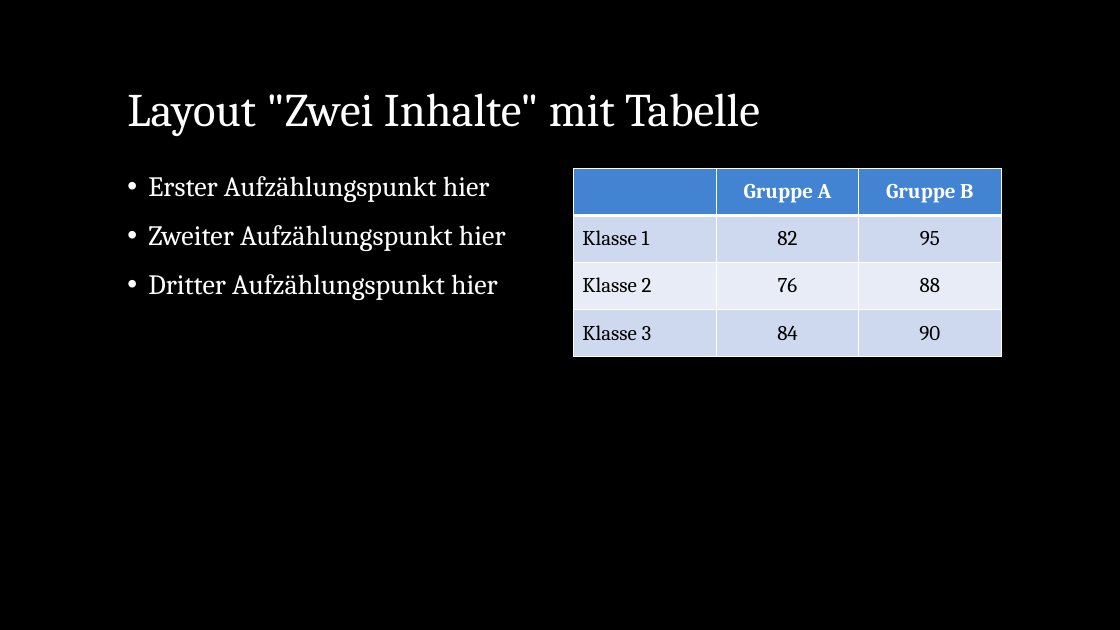
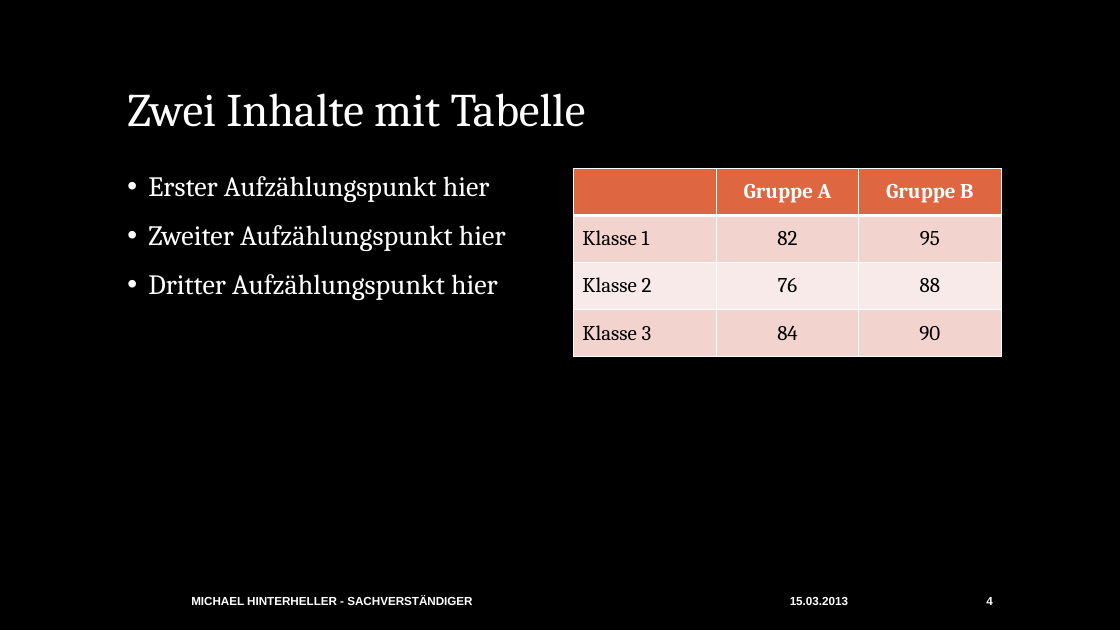
Before and after one commit to wlwwt/t3-hinterheller, a slide deck: slide 4 of _powerpoint/hinterheller.potx. Drawn at 1120x630 pixels with LibreOffice and Linux fonts; fonts in the diff are those of the drawing; background and template pictures are left out. Boxes give left, top, right and bottom in pixels: in the first picture for what was removed or moved away, otherwise in the second. Text is boxed around its words. In the diff, an @@ line names an element or a change of style, - is before the commit and + after.

```diff
--- a/_powerpoint/hinterheller.potx
+++ b/_powerpoint/hinterheller.potx
@@ title at (127, 93, 586, 127): text changed @@
-Layout "Zwei Inhalte" mit Tabelle
+Zwei Inhalte mit Tabelle
@@ table at (574, 168, 1000, 357) @@
@@ fill #4283D2 to #DE6742 in row 1 @@
@@ fill #CFD9EE to #F2D3CF in 6 cells @@
@@ fill #E9EDF7 to #F9EBE9 in row 3 @@
@@ text added at (191, 596, 472, 605), 10 pt, text #FFFFFF, bold @@
+MICHAEL HINTERHELLER - SACHVERSTÄNDIGER
@@ text added at (790, 597, 848, 605), 10 pt, text #FFFFFF, bold @@
+15.03.2013
@@ page number added at (986, 597, 992, 605), 10 pt, text #FFFFFF, bold @@
+4
```
Also in this commit, not shown: 4 other slides changed, 1 slide added, 1 slide removed, 1 other file.
